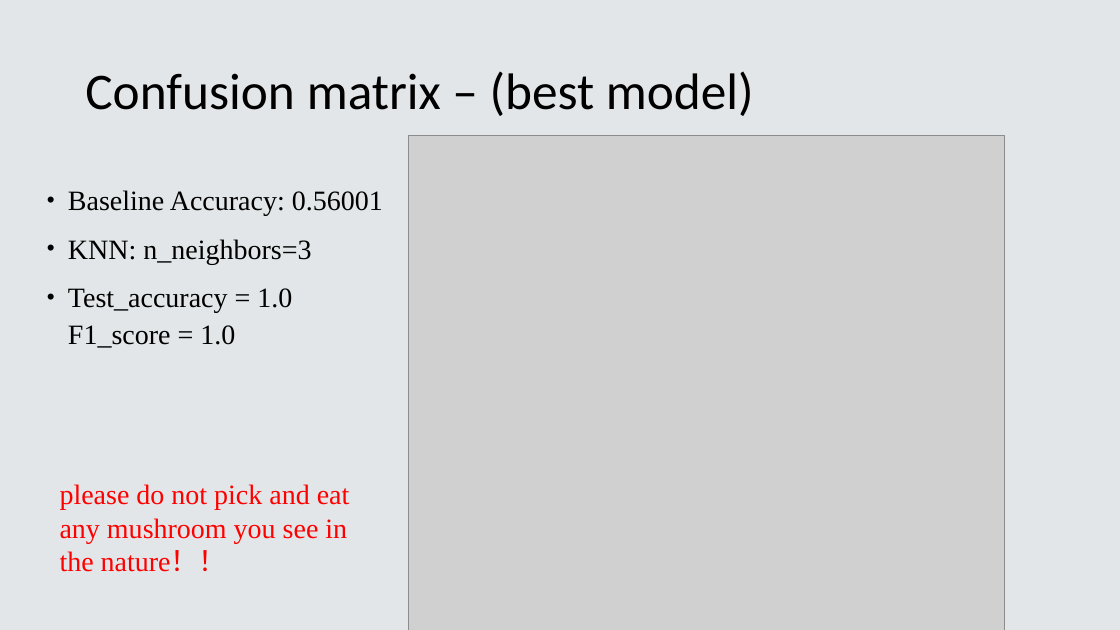
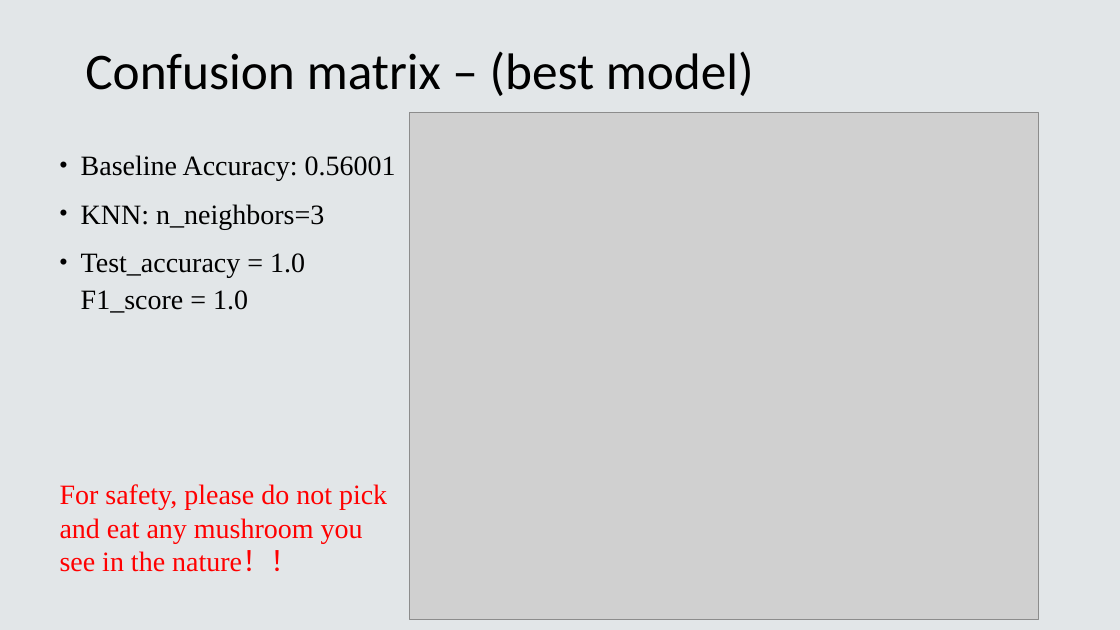
Before and after one commit to kathywu1201/Mushroom_Edibility_Classification_ML_Project, a slide deck: slide 8 of Final_Presentation.pptx. Drawn at 1120x630 pixels with LibreOffice and Linux fonts; fonts in the diff are those of the drawing; grey boxes stand for pictures. Boxes give left, top, right and bottom in pixels: in the first picture for what was removed or moved away, otherwise in the second. Text is boxed around its words. In the diff, an @@ line names an element or a change of style, - is before the commit and + after.

```diff
--- a/Final_Presentation.pptx
+++ b/Final_Presentation.pptx
@@ title "Confusion matrix – (best model)": place and size @@
-title "Confusion matrix – (best model)" at [85,72,754,116]
+title "Confusion matrix – (best model)" at [85,52,754,96]
@@ picture: place and size @@
-picture at [408,135,1005,630]
+picture at [410,112,1039,620]
@@ text "Baseline Accuracy: 0.56001": place and size @@
-text "Baseline Accuracy: 0.56001" at [68,190,383,348]
+text "Baseline Accuracy: 0.56001" at [81,155,396,313]
@@ text at [60,484,387,572]: text changed @@
-please do not pick and eat
-any mushroom you see in
-the nature！！
+For safety, please do not pick and eat any mushroom you see in the nature！！
```
Also in this commit, not shown: 10 other slides changed, 10 other files.
